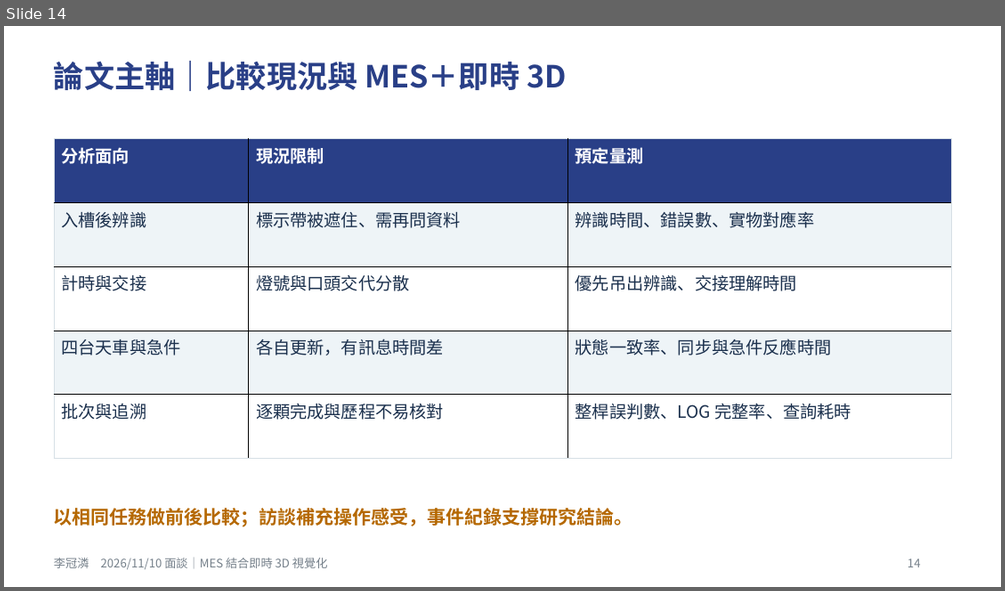
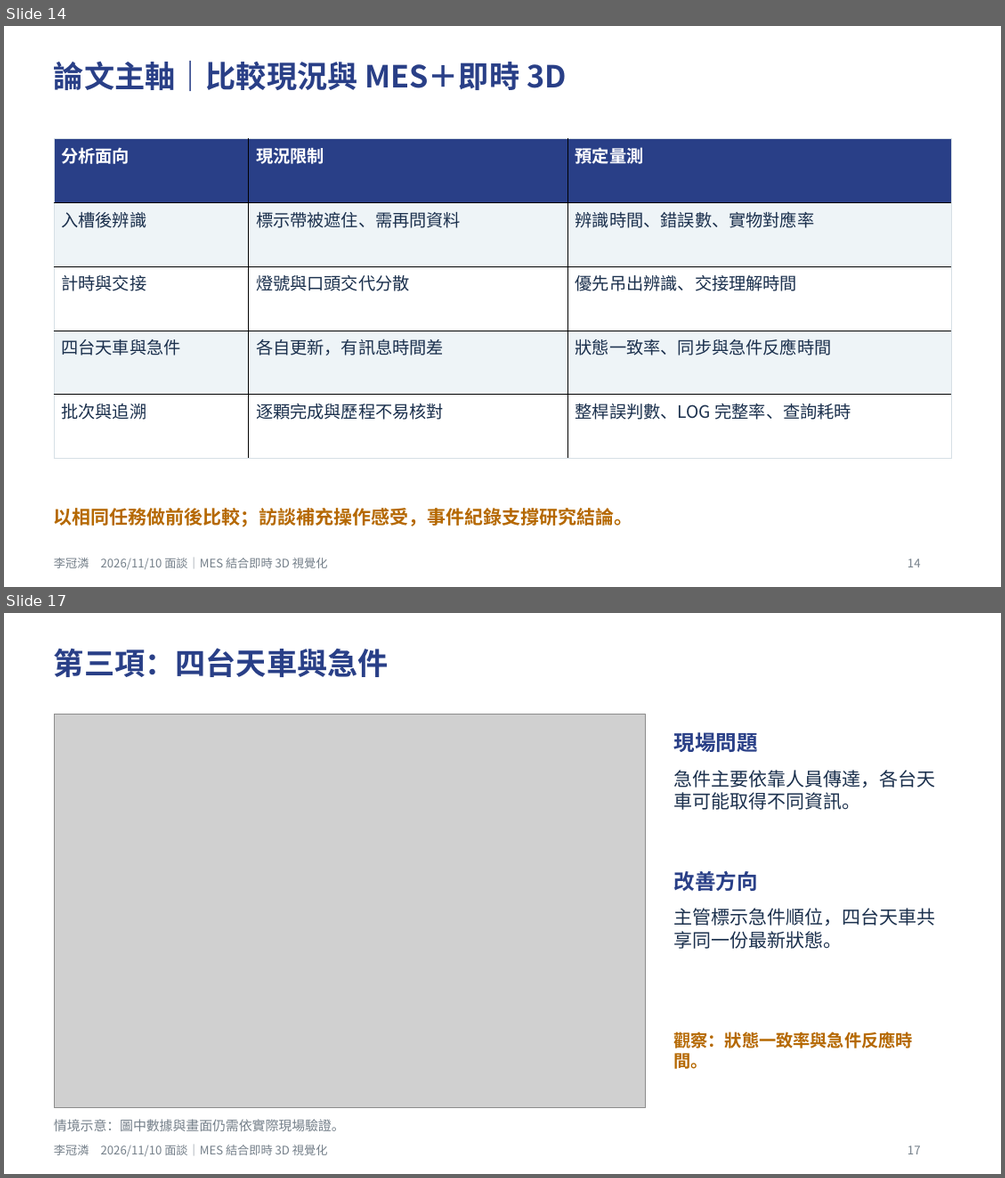
Before and after one commit to vannessiii2/report2, a slide deck: ppt/MES洗入洗出與天車AR_1110面談版.pptx. Shown one above the other, each under a label of ours: slide 14 before the commit, slides 14 and 17 after it; the slides between them are not shown. The pictures are 1005x591 and 1005x1178 pixels, drawn with LibreOffice and Linux fonts; fonts in the diff are those of the drawing; grey boxes stand for pictures. Boxes give left, top, right and bottom in pixels: in the first picture for what was removed or moved away, otherwise in the second. Text is boxed around its words. In the diff, an @@ line names an element or a change of style, - is before the commit and + after.

```diff
--- a/ppt/MES洗入洗出與天車AR_1110面談版.pptx
+++ b/ppt/MES洗入洗出與天車AR_1110面談版.pptx
@@ slide 17 added at [4, 613, 1001, 1174], background #FFFFFF @@
@@ text added at [54, 648, 388, 677], 29.2 pt, text #293F87, bold @@
+第三項：四台天車與急件
@@ picture added at [54, 714, 646, 1107] @@
@@ text added at [673, 732, 758, 752], 20.2 pt, text #293F87, bold @@
+現場問題
@@ text added at [673, 770, 935, 810], 18 pt, text #1B304D @@
+急件主要依靠人員傳達，各台天車可能取得不同資訊。
@@ text added at [673, 871, 758, 891], 20.2 pt, text #293F87, bold @@
+改善方向
@@ text added at [673, 908, 935, 949], 18 pt, text #1B304D @@
+主管標示急件順位，四台天車共享同一份最新狀態。
@@ text added at [673, 1031, 912, 1069], 16.5 pt, text #B56800, bold @@
+觀察：狀態一致率與急件反應時間。
@@ text added at [54, 1119, 345, 1131], 12.8 pt, text #75808A @@
+情境示意：圖中數據與畫面仍需依實際現場驗證。
@@ text added at [54, 1144, 328, 1157], 11.2 pt, text #75808A @@
+李冠潾 2026/11/10 面談｜MES 結合即時 3D 視覺化
@@ text added at [907, 1145, 921, 1154], 11.2 pt, text #75808A @@
+17
```
Also in this commit, not shown: 8 slides changed, 3 other slides added, 2 other files.
